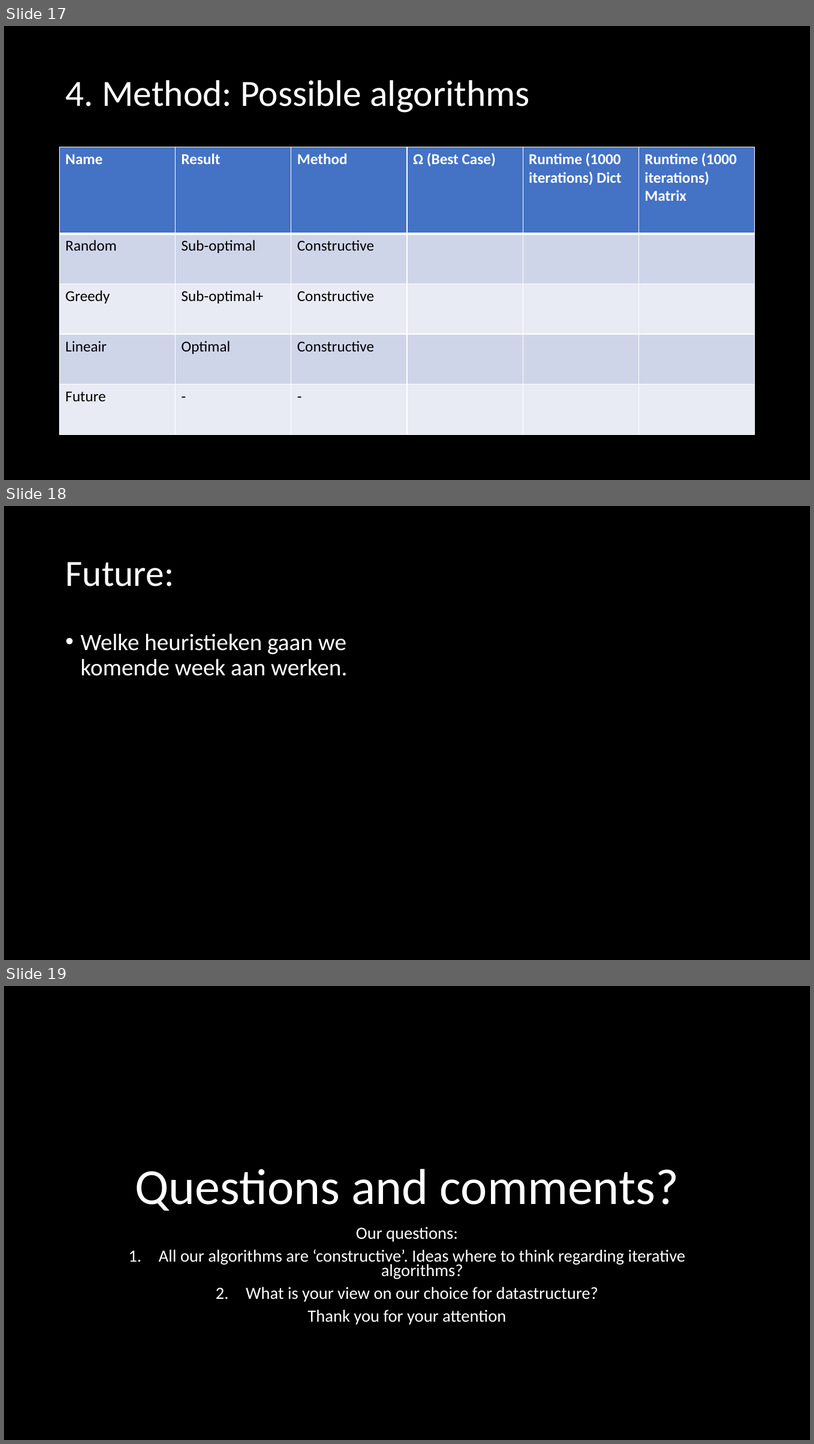
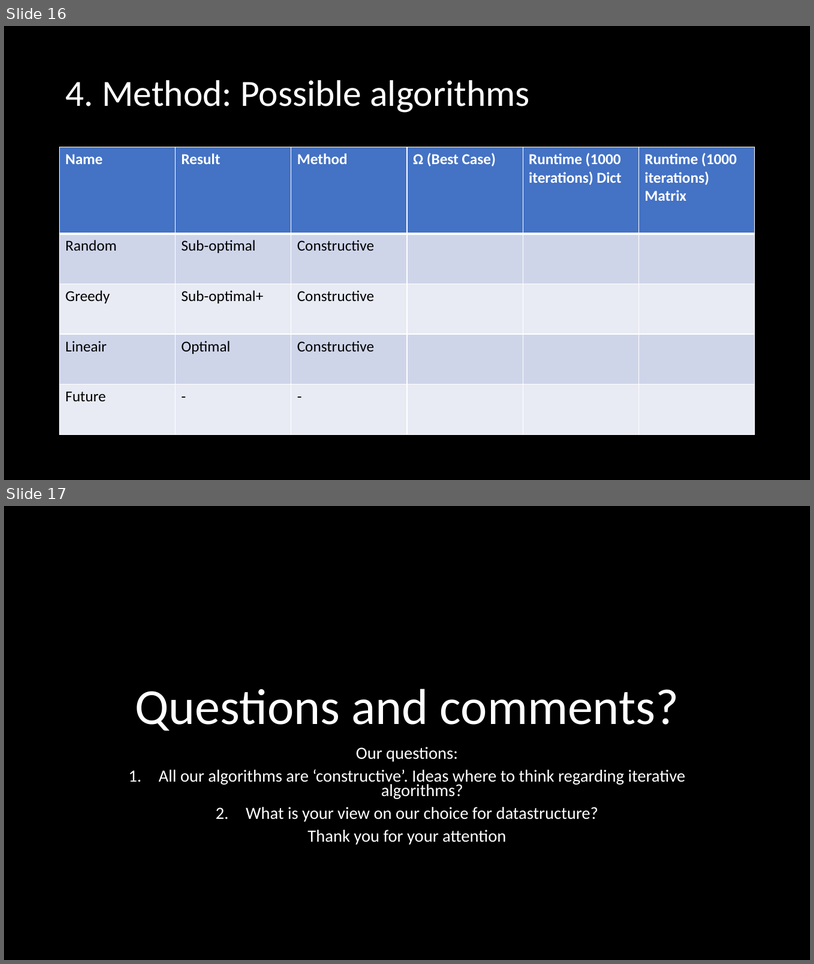
Before and after one commit to Loek21/Protein-Pow-d-er, a slide deck: Documentation/PPP, Week 2, Meeting 1.pptx. Shown one above the other, each under a label of ours: slides 17, 18 and 19 before the commit, slides 16 and 17 after it. The pictures are 814x1444 and 814x964 pixels, drawn with LibreOffice and Linux fonts; fonts in the diff are those of the drawing. Boxes give left, top, right and bottom in pixels: in the first picture for what was removed or moved away, otherwise in the second. Text is boxed around its words. In the diff, an @@ line names an element or a change of style, - is before the commit and + after.

```diff
--- a/Documentation/PPP, Week 2, Meeting 1.pptx
+++ b/Documentation/PPP, Week 2, Meeting 1.pptx
@@ slide 18 removed at [4, 506, 810, 960], background #000000 @@
@@ title removed at [65, 562, 174, 586] @@
-Future:
@@ text removed at [81, 633, 347, 676] @@
-• Welke heuristieken gaan we komende week aan werken.
@@ what was slide 17 is now slide 16 @@
@@ what was slide 19 is now slide 17 @@
```
Also in this commit, not shown: 2 slides changed, 1 other slide removed, 4 other files.
